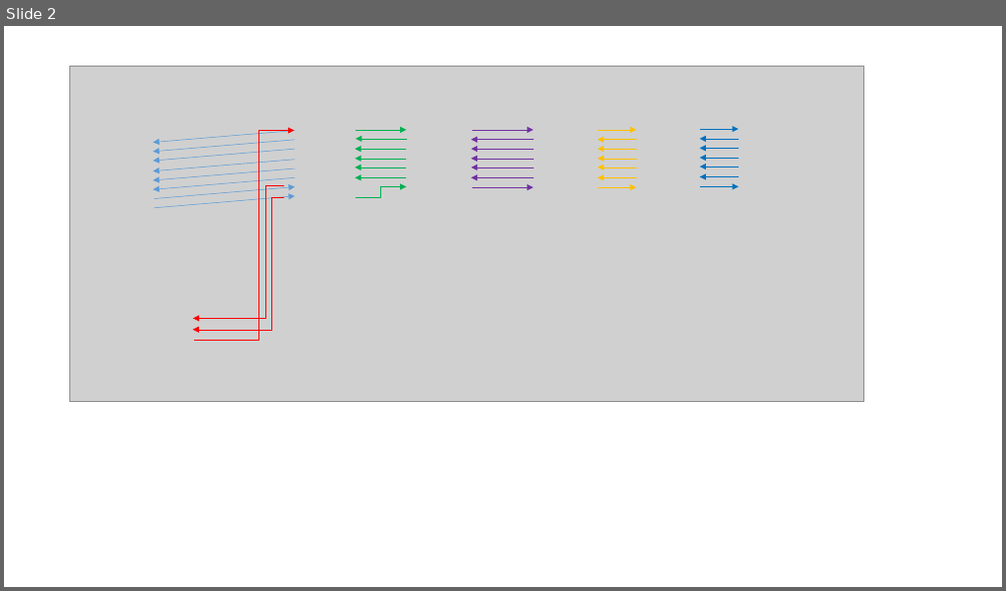
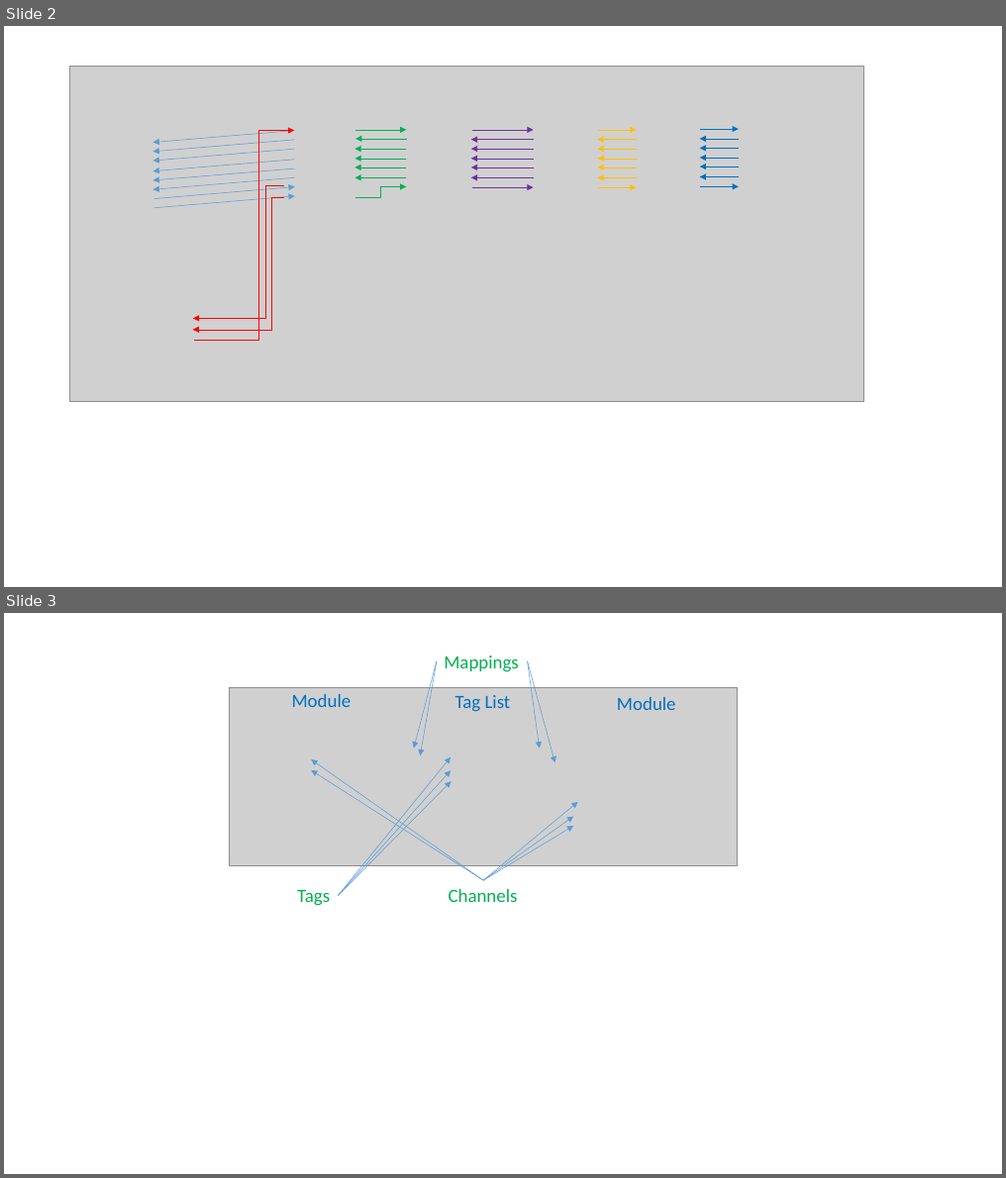
Before and after one commit to LabVIEW-DCAF/Documentation, a slide deck: Trunk/Hands On/DCAF Hands On 2016/Diagrams/Temperature Controller Diagrams.pptx. Shown one above the other, each under a label of ours: slide 2 before the commit, slides 2 and 3 after it. The pictures are 1006x591 and 1006x1178 pixels, drawn with LibreOffice and Linux fonts; fonts in the diff are those of the drawing; grey boxes stand for pictures. Boxes give left, top, right and bottom in pixels: in the first picture for what was removed or moved away, otherwise in the second. Text is boxed around its words. In the diff, an @@ line names an element or a change of style, - is before the commit and + after.

```diff
--- a/Trunk/Hands On/DCAF Hands On 2016/Diagrams/Temperature Controller Diagrams.pptx
+++ b/Trunk/Hands On/DCAF Hands On 2016/Diagrams/Temperature Controller Diagrams.pptx
@@ slide 3 added at <box>4,613,1002,1174</box>, background #FFFFFF @@
@@ arrow added from (437, 662) to (414, 749), #5B9BD5 0.5 pt @@
@@ arrow added from (437, 662) to (420, 756), #5B9BD5 0.5 pt @@
@@ text added at <box>444,656,519,672</box>, 18 pt, text #00B050 @@
+Mappings
@@ arrow added from (528, 662) to (555, 762), #5B9BD5 0.5 pt @@
@@ arrow added from (528, 662) to (540, 749), #5B9BD5 0.5 pt @@
@@ picture added at <box>230,688,737,866</box> @@
@@ text added at <box>292,694,351,707</box>, 18 pt, text #0070C0 @@
+Module
@@ text added at <box>455,695,511,712</box>, 18 pt, text #0070C0 @@
+Tag List
@@ text added at <box>617,697,676,710</box>, 18 pt, text #0070C0 @@
+Module
@@ arrow added from (483, 880) to (311, 760), #5B9BD5 0.5 pt @@
@@ arrow added from (338, 896) to (450, 758), #5B9BD5 0.5 pt @@
@@ arrow added from (483, 880) to (311, 770), #5B9BD5 0.5 pt @@
@@ arrow added from (338, 896) to (450, 781), #5B9BD5 0.5 pt @@
@@ arrow added from (338, 896) to (450, 771), #5B9BD5 0.5 pt @@
@@ arrow added from (483, 880) to (573, 817), #5B9BD5 0.5 pt @@
@@ arrow added from (483, 880) to (578, 802), #5B9BD5 0.5 pt @@
@@ arrow added from (483, 880) to (573, 826), #5B9BD5 0.5 pt @@
@@ text added at <box>297,890,330,906</box>, 18 pt, text #00B050 @@
+Tags
@@ text added at <box>449,889,518,902</box>, 18 pt, text #00B050 @@
+Channels
```
Also in this commit, not shown: 1 other slide added, 28 other files.
